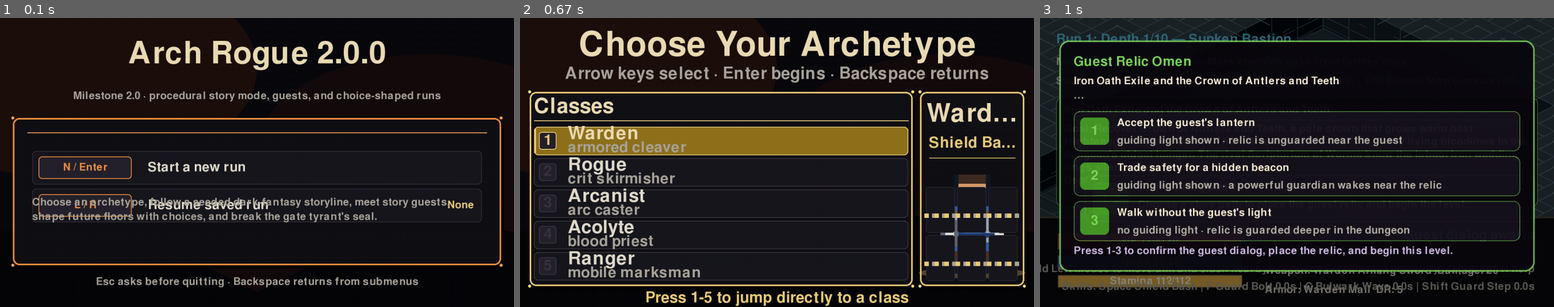
Above: before the commit, frames 1-3 (left to right).
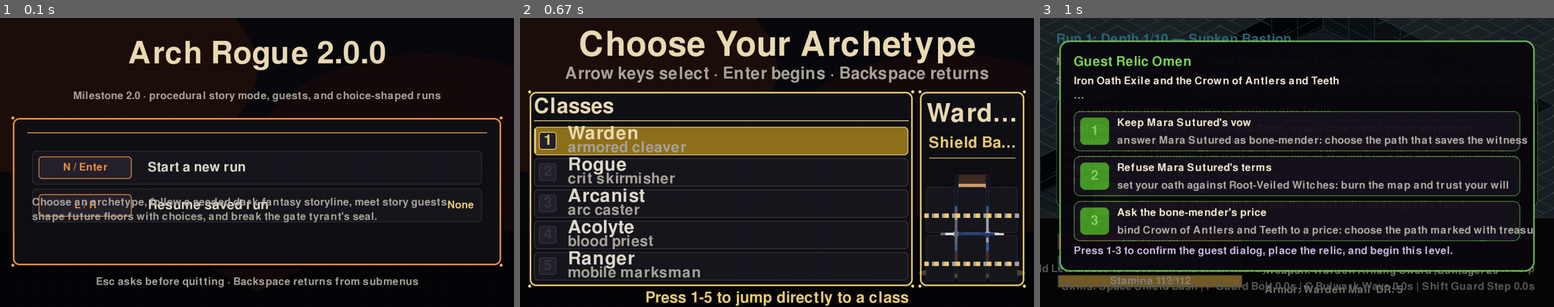
Above: after the commit, the same moments.

Repository: mattirk/arch-rogue
Game: pygame game, started from src/arch_rogue/__main__.py
Same seed, same stepped clock (60 frames per second), same inputs: the game is played once before the commit and once after it.
Inputs:
- Up to frame 1 (0.1 s): no input
- Up to frame 2 (0.67 s): tap Enter at 0.33 s
- Up to frame 3 (1 s): tap Enter at 0.67 s

Frames 1-2 are identical in both runs. In frame 3, 5.2% of the frame differs, in the area x 15-97%, y 34-76%.

Commit message:
Story mode fixes

Diff:
--- a/src/arch_rogue/game.py
+++ b/src/arch_rogue/game.py
@@ -3,6 +3,7 @@
 import json
 import math
 import random
+import re
 from pathlib import Path
 from typing import Any
 
@@ -443,23 +444,196 @@
         return " · ".join(entries) + " · E hear plea"
 
     def story_relic_choice_options(self) -> list[tuple[str, str, str]]:
+        beat = self.current_story_beat()
+        if self.story_state is None or beat is None:
+            return self.default_story_relic_choice_options()
+        base_seed = self.story_relic_choice_text_seed(beat)
+        key_salts = {"aid": 11_117, "bargain": 65_537, "defy": 104_729}
+        return [
+            self.story_relic_choice_option_for_key(
+                key, beat, random.Random(base_seed + key_salts[key])
+            )
+            for key in self.story_relic_choice_key_order(beat)
+        ]
+
+    def story_relic_choice_key_order(self, beat: Any) -> list[str]:
+        keys = ["aid", "bargain", "defy"]
+        rng = random.Random(self.story_relic_choice_text_seed(beat) ^ 0xA511E9B3)
+        rng.shuffle(keys)
+        if keys == ["aid", "bargain", "defy"]:
+            keys = ["bargain", "defy", "aid"]
+        return keys
+
+    def default_story_relic_choice_options(self) -> list[tuple[str, str, str]]:
         return [
             (
                 "aid",
-                "Accept the guest's lantern",
-                "guiding light shown · relic is unguarded near the guest",
+                "Offer a gentle vow",
+                "promise to carry the guest's burden before your own",
             ),
             (
                 "bargain",
-                "Trade safety for a hidden beacon",
-                "guiding light shown · a powerful guardian wakes near the relic",
+                "Whisper a hidden bargain",
+                "ask the dungeon to answer in riddles, debts, and signs",
             ),
             (
                 "defy",
-                "Walk without the guest's light",
-                "no guiding light · relic is guarded deeper in the dungeon",
+                "Refuse the omen",
+                "turn from the guest's terms and trust your own path",
             ),
         ]
+
+    def story_relic_choice_text_seed(self, beat: Any) -> int:
+        parts = [
+            str(self.story_seed),
+            str(self.run_number),
+            str(self.current_depth),
+            beat.title,
+            beat.guest_name,
+            beat.guest_role,
+        ]
+        if self.story_state is not None:
+            parts.extend(
+                (
+                    self.story_state.title,
+                    self.story_state.faction,
+                    self.story_state.rival_faction,
+                    self.story_state.relic_name,
+                )
+            )
+        seed = 2_166_136_261
+        for char in "|".join(parts):
+            seed ^= ord(char)
+            seed = (seed * 16_777_619) & 0xFFFFFFFF
+        return seed
+
+    def story_relic_choice_option_for_key(
+        self, choice_key: str, beat: Any, rng: random.Random
+    ) -> tuple[str, str, str]:
+        choice = next(
+            (candidate for candidate in beat.choices if candidate.key == choice_key),
+            None,
+        )
+        if choice is None:
+            return next(
+                option
+                for option in self.default_story_relic_choice_options()
+                if option[0] == choice_key
+            )
+        guest = self.story_choice_short_name(beat.guest_name)
+        role = self.safe_story_choice_text(beat.guest_role.lower(), "guest")
+        relic = self.safe_story_choice_text(
+            self.story_state.relic_name
+            if self.story_state is not None
+            else "the relic",
+            "the relic",
+        )
+        faction = self.safe_story_choice_text(
+            self.story_state.faction if self.story_state is not None else "the dungeon",
+            "the dungeon",
+        )
+        antagonist = self.safe_story_choice_text(
+            self.story_state.antagonist
+            if self.story_state is not None
+            else "the tyrant",
+            "the tyrant",
+        )
+        motive = self.short_story_choice_clause(beat.guest_motive, 36)
+        title = self.safe_story_choice_text(beat.title, "this omen")
+        intent = self.short_story_choice_clause(choice.intent, 48)
+        label_templates = {
+            "aid": (
+                "Keep {guest}'s vow",
+                "Mercy for the {role}",
+                "Answer {guest} kindly",
+                "Carry {guest}'s plea",
+                "Honor the {role}",
+            ),
+            "bargain": (
+                "Name {guest}'s price",
+                "Trade a sealed vow",
+                "Speak in owed terms",
+                "Bind {relic}'s debt",
+                "Ask the {role}'s price",
+            ),
+            "defy": (
+                "Refuse {guest}'s terms",
+                "Break the old demand",
+                "Challenge {antagonist}'s claim",
+                "Trust your own oath",
+                "Deny the {role}'s omen",
+            ),
+        }
+        detail_templates = {
+            "aid": (
+                "{intent}; remember {motive}",
+                "answer {guest} as {role}: {intent}",
+                "set {relic} toward mercy: {intent}",
+                "let {title} end in witness: {intent}",
+            ),
+            "bargain": (
+                "{intent}; weigh it against {faction}",
+                "answer {guest} with measured terms: {intent}",
+                "bind {relic} to a price: {intent}",
+                "let {title} become debt: {intent}",
+            ),
+            "defy": (
+                "{intent}; keep {relic} in your own hands",
+                "answer {guest} with iron restraint: {intent}",
+                "set your oath against {antagonist}: {intent}",
+                "let {title} break before you: {intent}",
+            ),
+        }
+        format_values = {
+            "guest": guest,
+            "role": role,
+            "relic": relic,
+            "faction": faction,
+            "antagonist": antagonist,
+            "motive": motive,
+            "title": title,
+            "intent": intent,
+        }
+        label = rng.choice(label_templates[choice_key]).format(**format_values)
+        detail = rng.choice(detail_templates[choice_key]).format(**format_values)
+        return (
+            choice_key,
+            self.short_story_choice_clause(label, 34),
+            self.short_story_choice_clause(detail, 92),
+        )
+
+    def story_choice_short_name(self, name: str) -> str:
+        safe_name = self.safe_story_choice_text(name, "the guest")
+        parts = safe_name.split()
+        if len(parts) > 2:
+            safe_name = " ".join(parts[:2])
+        return safe_name
+
+    def safe_story_choice_text(self, text: str, fallback: str) -> str:
+        result = " ".join(str(text).replace("\n", " ").split())
+        replacements = {
+            "unguarded": "alone",
+            "guarded": "watched",
+            "guardian": "warden",
+            "guidance": "counsel",
+            "guiding": "veiled",
+            "guide": "shape",
+            "light": "sign",
+            "beacon": "sign",
+            "lantern": "taper",
+            "trail": "trace",
+        }
+        for term, replacement in replacements.items():
+            result = re.sub(term, replacement, result, flags=re.IGNORECASE)
+        result = " ".join(result.split()).strip(" ;:,.—")
+        return result or fallback
+
+    def short_story_choice_clause(self, text: str, limit: int) -> str:
+        safe = self.safe_story_choice_text(text, "the guest's plea")
+        if len(safe) <= limit:
+            return safe
+        shortened = safe[: max(1, limit - 1)].rsplit(" ", 1)[0].strip(" ;:,.—")
+        return f"{shortened}…" if shortened else safe[:limit]
 
     def story_relic_choice_traits(self, choice_key: str) -> tuple[bool, bool]:
         traits = {
@@ -527,7 +701,7 @@
                 f"{guest.name}, {guest.role}, waits somewhere ahead. Before the level begins, choose how their relic echo should surface."
             )
             lines.append(
-                "Your answer decides whether a guiding light appears and whether a powerful guardian binds itself to the relic."
+                "Your answer will shape how the relic stirs, but the dungeon will not reveal the cost until the level begins."
             )
         return lines
 
--- a/tests/test_2_0_story_mode.py
+++ b/tests/test_2_0_story_mode.py
@@ -40,6 +40,15 @@
     def confirm_story_intro(self, game: Game, choice_index: int = 0) -> None:
         if game.story_intro_pending:
             self.assertTrue(game.choose_story_relic_path(choice_index))
+
+    def story_relic_option_index(self, game: Game, choice_key: str) -> int:
+        for index, (key, _label, _detail) in enumerate(
+            game.story_relic_choice_options()
+        ):
+            if key == choice_key:
+                return index
+        self.fail(f"story relic choice {choice_key!r} was not available")
+        return -1
 
     def test_story_corpus_and_engine_are_deterministic_and_backstory_aligned(
         self,
@@ -249,7 +258,11 @@
                 guest = game.current_story_guest_for_depth()
                 self.assertIsNotNone(guest)
                 assert guest is not None
-                self.assertTrue(game.choose_story_relic_path(0))
+                self.assertTrue(
+                    game.choose_story_relic_path(
+                        self.story_relic_option_index(game, "aid")
+                    )
+                )
                 self.assertFalse(game.story_intro_pending)
                 relic = game.current_story_relic()
                 self.assertIsNotNone(relic)
@@ -289,7 +302,7 @@
                 "bargain": (True, True),
                 "defy": (False, True),
             }
-            for index, expected_key in enumerate(("aid", "bargain", "defy")):
+            for expected_key in ("aid", "bargain", "defy"):
                 game = self.make_game(tmpdir, seed=2602)
                 try:
                     self.assertTrue(game.story_intro_pending)
@@ -302,7 +315,11 @@
                         final_room.center[1] + 0.5,
                     )
 
-                    self.assertTrue(game.choose_story_relic_path(index))
+                    self.assertTrue(
+                        game.choose_story_relic_path(
+                            self.story_relic_option_index(game, expected_key)
+                        )
+                    )
                     expected_guidance, expected_guarded = expected_traits[expected_key]
                     self.assertEqual(game.story_relic_choice_key, expected_key)
                     self.assertEqual(
@@ -413,6 +430,23 @@
             game.restart(ARCHETYPES[2])
             try:
                 self.assertTrue(game.story_intro_pending)
+                hidden_terms = (
+                    "guiding",
+                    "light",
+                    "guardian",
+                    "guarded",
+                    "unguarded",
+                )
+                consequence_hint = game.story_intro_lines()[-1].lower()
+                self.assertFalse(any(term in consequence_hint for term in hidden_terms))
+                options = game.story_relic_choice_options()
+                self.assertEqual(len(options), 3)
+                option_keys = [key for key, _label, _detail in options]
+                self.assertCountEqual(option_keys, ["aid", "bargain", "defy"])
+                self.assertNotEqual(option_keys, ["aid", "bargain", "defy"])
+                for _key, label, detail in options:
+                    visible_text = f"{label} {detail}".lower()
+                    self.assertFalse(any(term in visible_text for term in hidden_terms))
                 original_rect = pygame.draw.rect
                 choice_boxes: list[pygame.Rect] = []
 
@@ -427,6 +461,68 @@
                 finally:
                     pygame.draw.rect = original_rect
                 self.assertEqual(len(choice_boxes), 3)
+            finally:
+                pygame.quit()
+
+    def test_story_intro_choices_are_dynamic_stable_and_corpus_based(self) -> None:
+        with tempfile.TemporaryDirectory() as tmpdir:
+            game = self.make_game(tmpdir, seed=2802)
+            try:
+                assert game.story_state is not None
+                beat = game.current_story_beat()
+                self.assertIsNotNone(beat)
+                assert beat is not None
+
+                first_options = game.story_relic_choice_options()
+                self.assertEqual(len(first_options), 3)
+                first_keys = [key for key, _label, _detail in first_options]
+                self.assertCountEqual(first_keys, ["aid", "bargain", "defy"])
+                self.assertNotEqual(first_keys, ["aid", "bargain", "defy"])
+                self.assertEqual(first_options, game.story_relic_choice_options())
+                self.assertCountEqual(
+                    [key for key, _label, _detail in first_options],
+                    [choice.key for choice in beat.choices[:3]],
+                )
+
+                visible_text = " ".join(
+                    f"{label} {detail}" for _key, label, detail in first_options
+                ).lower()
+                story_terms = []
+                for source in (
+                    beat.guest_name,
+                    beat.guest_role,
+                    beat.title,
+                    game.story_state.relic_name,
+                ):
+                    for token in (
+                        game.safe_story_choice_text(source, "").lower().split()
+                    ):
+                        token = token.strip("'s;:,.—")
+                        if len(token) >= 4:
+                            story_terms.append(token)
+                corpus_terms = []
+                for choice in beat.choices[:3]:
+                    for token in (
+                        game.safe_story_choice_text(choice.intent, "").lower().split()
+                    ):
+                        token = token.strip("'s;:,.—")
+                        if len(token) >= 5:
+                            corpus_terms.append(token)
+                self.assertTrue(any(term in visible_text for term in story_terms))
+                self.assertTrue(any(term in visible_text for term in corpus_terms))
+
+                self.assertTrue(game.save_run())
+                loaded = Game(
+                    screen_size=(820, 540),
+                    headless=True,
+                    save_path=game.save_path,
+                )
+                self.assertTrue(loaded.load_run(), loaded.last_load_error)
+                self.assertEqual(first_options, loaded.story_relic_choice_options())
+
+                game.current_depth = 2
+                second_depth_options = game.story_relic_choice_options()
+                self.assertNotEqual(first_options, second_depth_options)
             finally:
                 pygame.quit()
 
